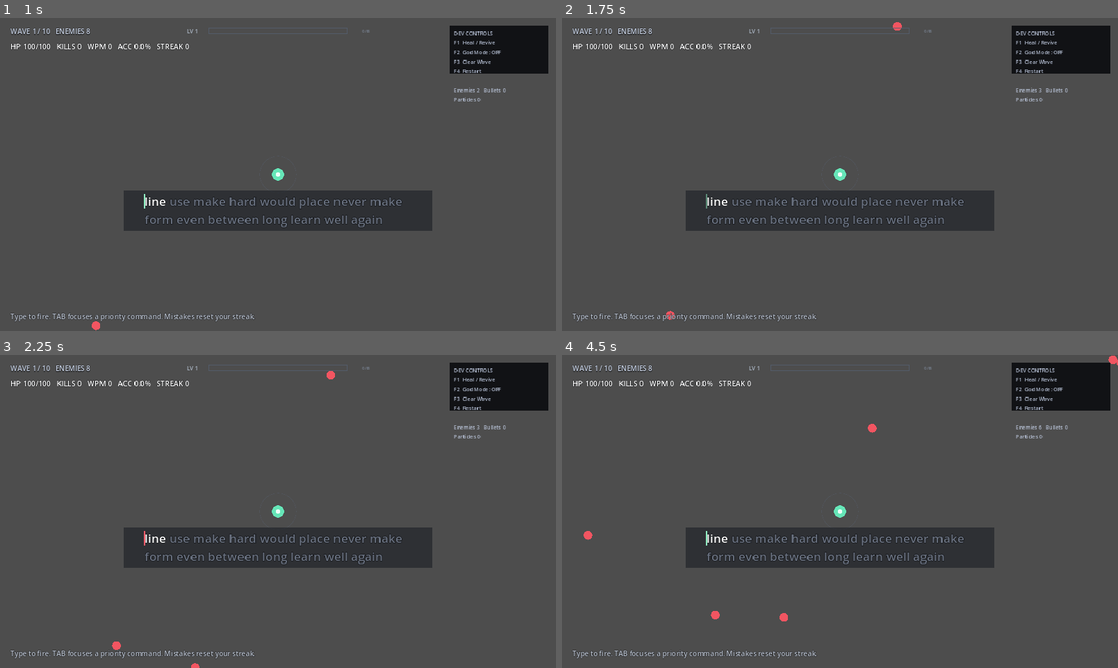
Above: before the commit, frames 1-4 (two rows, left to right).
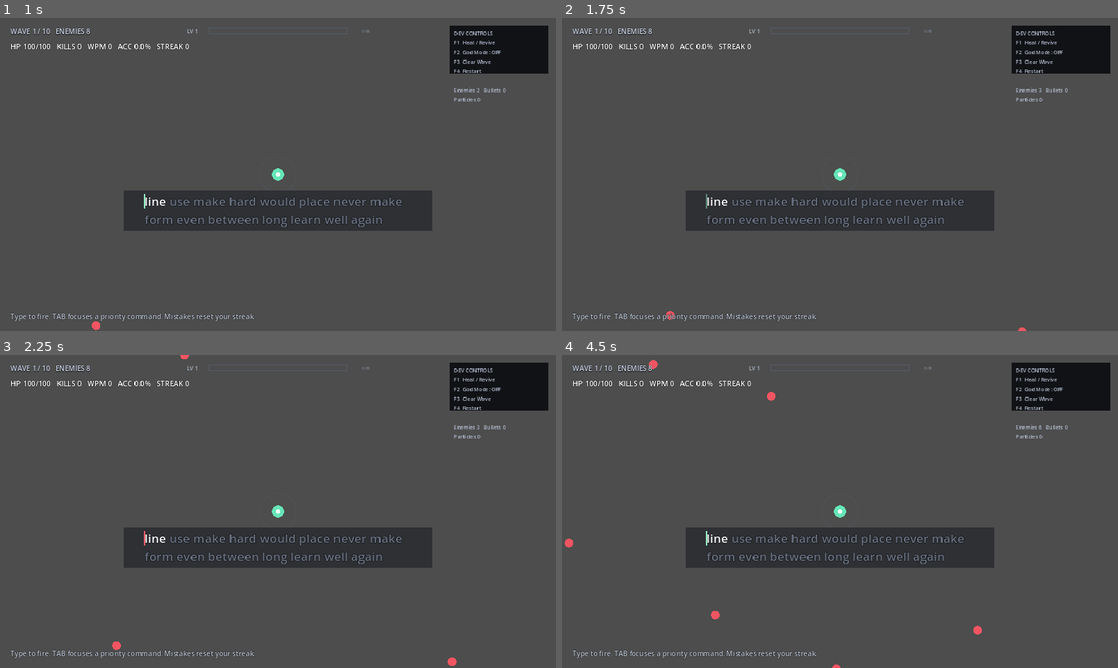
Above: after the commit, the same moments.

Repository: jlcuenca00/typing-roguelite
Game: Godot game, scene res://scenes/Main.tscn
Same seed, same stepped clock (60 frames per second), same inputs: the game is played once before the commit and once after it.
Inputs:
- Up to frame 1 (1 s): tap Enter at 0.5 s; tap R at 0.6 s
- Up to frame 2 (1.75 s): tap Space at 1.25 s; tap Tab at 1.35 s
- Up to frame 3 (2.25 s): tap R at 2.1 s
- Up to frame 4 (4.5 s): tap Enter at 2.75 s; tap Tab at 2.85, 4.35 s; tap R at 3.6 s

Frame 1 is identical in both runs. In frame 2, less than 0.1% of the frame differs, in the area x 59-84%, y 1-100%; in frame 3, 0.1%; in frame 4, 0.3%, in the area x 0-100%, y 0-100%.

Commit message:
feel: add irregular wave crescendos to spawn director

Diff:
--- a/game/scripts/main.gd
+++ b/game/scripts/main.gd
@@ -268,7 +268,7 @@
 				wave_spawning = false
 
 			if spawned_this_tick > 0:
-				spawn_timer = spawn_interval
+				spawn_timer = _next_spawn_delay()
 			else:
 				# The director is waiting on either a priority gate, boss gate,
 				# or the active-enemy safety cap.
@@ -920,10 +920,26 @@
 
 func _spawn_batch_for_wave(wave_number: int) -> int:
 	if wave_number >= 9:
-		return 3
+		return rng.randi_range(2, 3)
 	if wave_number >= 7:
-		return 2
+		return 2 if rng.randf() < 0.65 else 1
 	return 1
+
+
+func _next_spawn_delay() -> float:
+	var progress := 0.0
+	if not wave_spawn_plan.is_empty():
+		progress = clampf(
+			float(wave_spawned_count) / float(wave_spawn_plan.size()),
+			0.0,
+			1.0
+		)
+
+	# Each wave starts a touch calmer and compresses toward the back half.
+	# Small jitter prevents enemies from arriving on a metronome.
+	var pressure_mult := lerpf(1.10, 0.82, progress)
+	var jitter := rng.randf_range(0.86, 1.14)
+	return maxf(0.10, spawn_interval * pressure_mult * jitter)
 
 
 func _active_enemy_cap_for_wave(wave_number: int) -> int:
